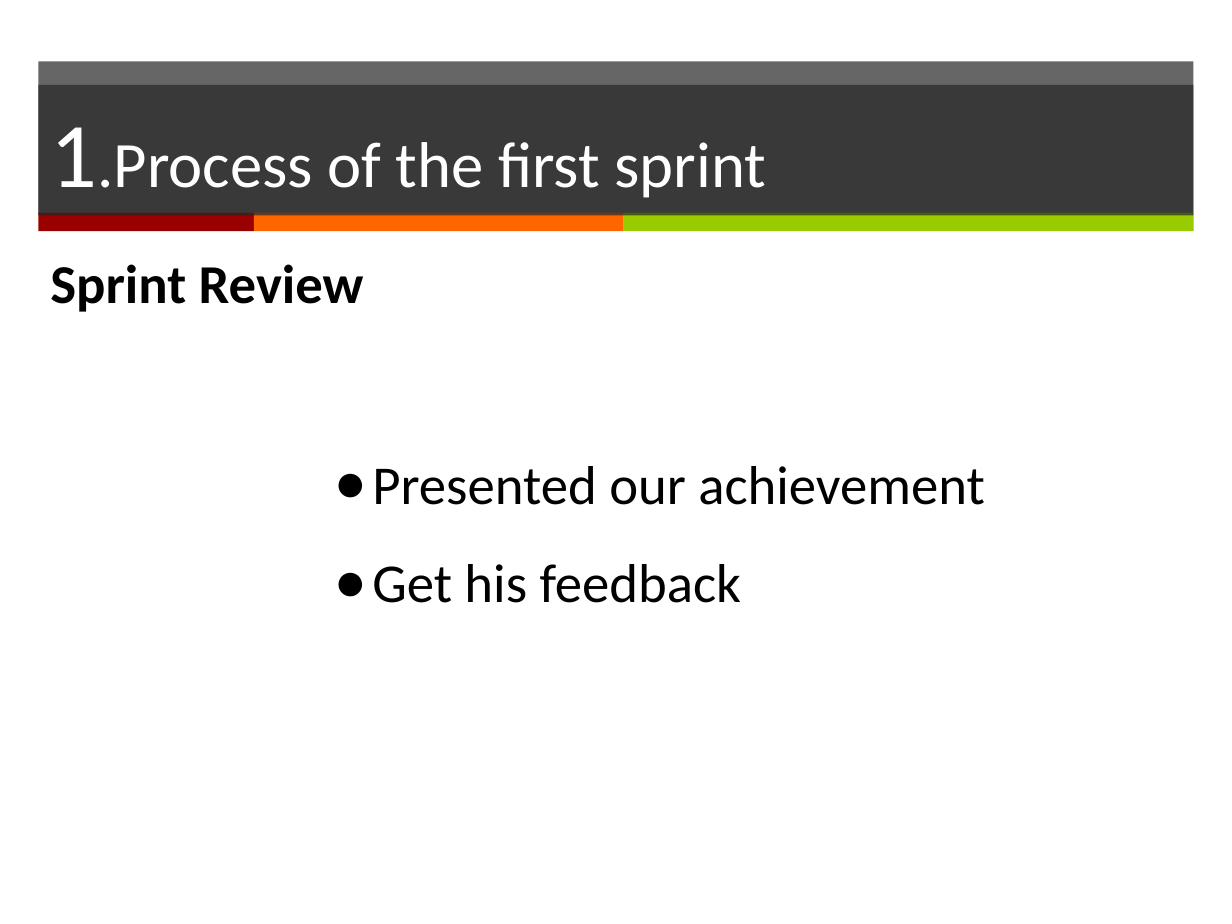
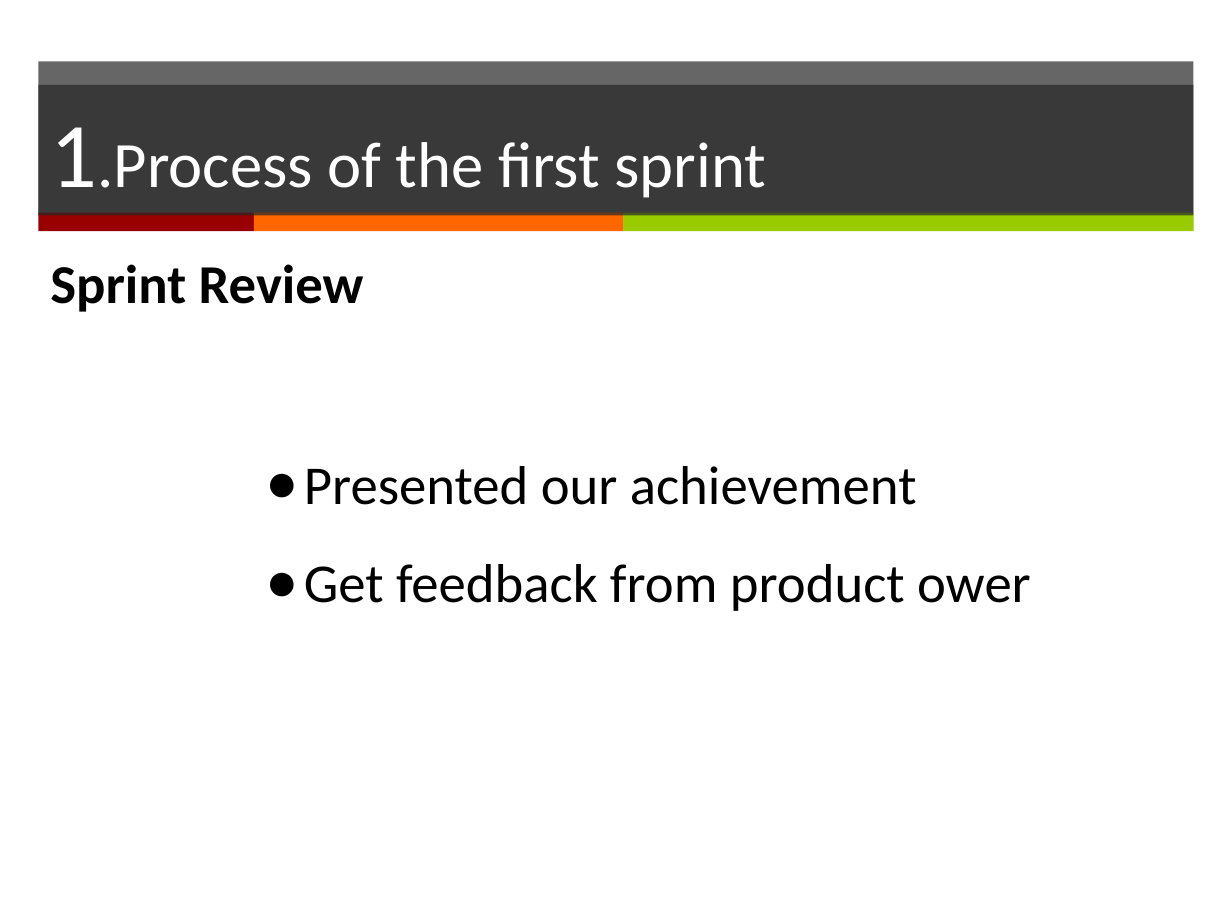
Before and after one commit to yadwinds/761_VEL, a slide deck: slide 6 of PCB/08 report/prototype presentation modle.pptx. Drawn at 1232x924 pixels with LibreOffice and Linux fonts; fonts in the diff are those of the drawing. Boxes give left, top, right and bottom in pixels: in the first picture for what was removed or moved away, otherwise in the second. Text is boxed around its words. In the diff, an @@ line names an element or a change of style, - is before the commit and + after.

```diff
--- a/PCB/08 report/prototype presentation modle.pptx
+++ b/PCB/08 report/prototype presentation modle.pptx
@@ text "Presented our achievement": place and size @@
-text "Presented our achievement" at <box>372,466,985,603</box>
+text "Presented our achievement" at <box>304,466,1031,611</box>
@@ text at <box>304,564,1031,611</box>: text changed @@
-● Get his feedback
+● Get feedback from product ower
```
Also in this commit, not shown: 2 other slides changed, 1 slide added.
